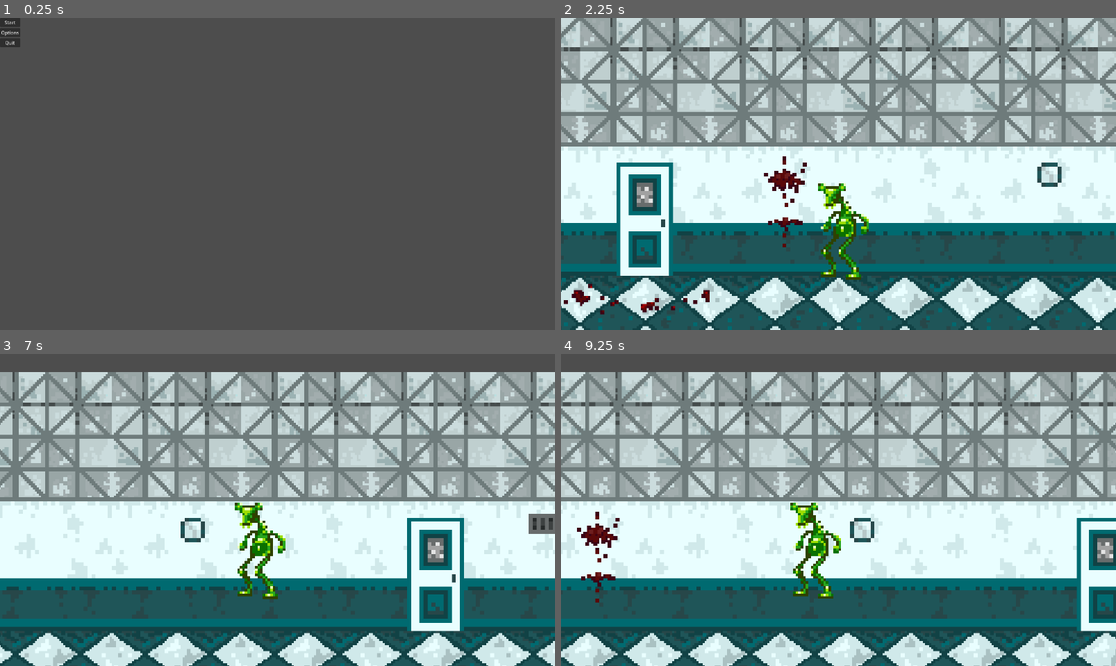
Above: before the commit, frames 1-4 (two rows, left to right).
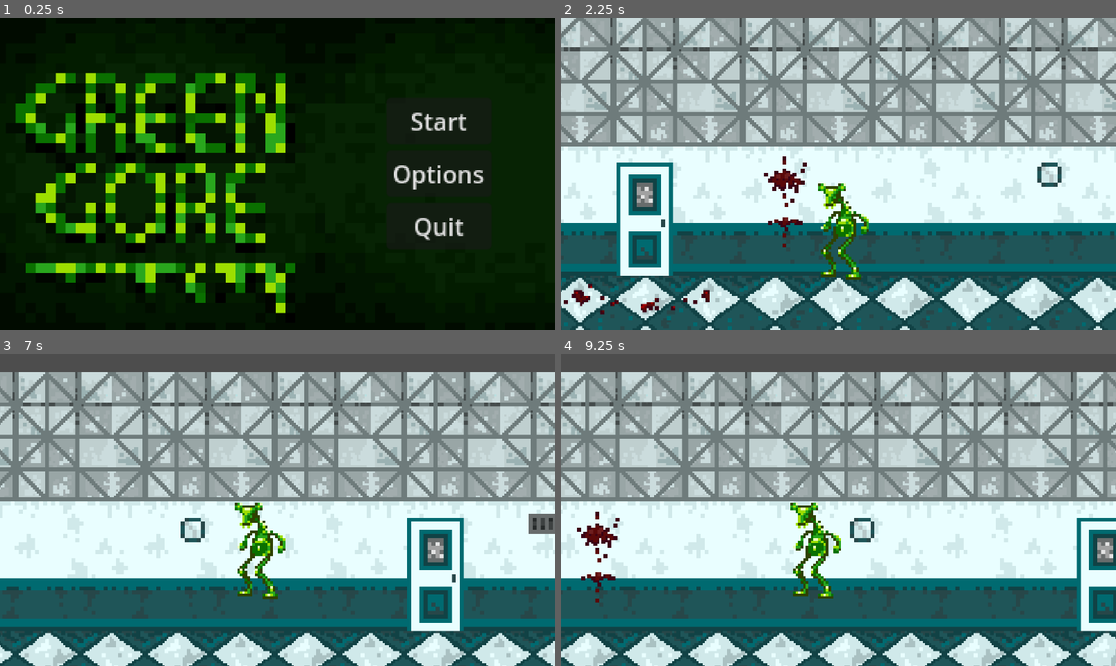
Above: after the commit, the same moments.

Repository: WhaeaTKV/Green-Gore
Game: Godot game, scene res://scenes/main_menu.tscn
Same seed, same stepped clock (60 frames per second), same inputs: the game is played once before the commit and once after it.
Inputs:
- Up to frame 1 (0.25 s): no input
- Up to frame 2 (2.25 s): click "Options" at 0.5 s; click "Return to Main Menu" at 1.25 s; click "Start" at 2 s
- Up to frame 3 (7 s): tap Enter (ui_accept) at 2.75, 3.02, 3.77, 5.27, 6.02, 6.77 s; hold Right (ui_right) 2.78-4.28 s; hold Left (ui_left) 4.28-5.03 s; hold Right (ui_right) 5.03-6.53 s; hold Left (ui_left) from 6.53 s (still down)
- Up to frame 4 (9.25 s): release Left (ui_left) at 7.28 s; hold Right (ui_right) 7.28-8.03 s; hold Left (ui_left) from 8.03 s (still down); tap Enter (ui_accept) at 8.27, 9.02 s

The runs differ from the first frame. In frame 1, 100% of the frame differs, in the area x 0-100%, y 0-100%; in frame 2, less than 0.1%; in frame 3, less than 0.1%; in frame 4, less than 0.1%.

Commit message:
Adding menu backgrounds

Diff:
--- a/scenes/main_level_01.tscn
+++ b/scenes/main_level_01.tscn
@@ -33,6 +33,7 @@
 [sub_resource type="WorldBoundaryShape2D" id="WorldBoundaryShape2D_24nvm"]
 
 [node name="MAIN_Level_01" type="Node2D"]
+position = Vector2(-684, -122)
 
 [node name="TileMapLayer" type="TileMapLayer" parent="."]
 tile_map_data = PackedByteArray("AAD+////AAABAAEAAAD/////AAAAAAIAAAAAAP//AAAAAAEAAAABAP//AAADAAEAAAACAP//AAAAAAEAAAADAP …(880 unchanged characters)…
--- a/scenes/main_menu.tscn
+++ b/scenes/main_menu.tscn
@@ -1,6 +1,7 @@
-[gd_scene load_steps=2 format=3 uid="uid://cf0haqf88jj0u"]
+[gd_scene load_steps=3 format=3 uid="uid://cf0haqf88jj0u"]
 
 [ext_resource type="Script" uid="uid://dl66qi3porvc4" path="res://scripts/main_menu.gd" id="1_l6cm7"]
+[ext_resource type="Texture2D" uid="uid://cgsc83hw6d8on" path="res://assets/Environments/Title_Background_STILL.png" id="2_ekxnf"]
 
 [node name="MAIN_MENU" type="Control"]
 layout_mode = 3
@@ -11,10 +12,18 @@
 grow_vertical = 2
 script = ExtResource("1_l6cm7")
 
+[node name="TitleBackgroundStill" type="Sprite2D" parent="."]
+position = Vector2(1091, 537)
+scale = Vector2(34.5469, 34.5469)
+texture = ExtResource("2_ekxnf")
+
 [node name="MarginContainer" type="MarginContainer" parent="."]
 layout_mode = 0
-offset_right = 40.0
-offset_bottom = 40.0
+offset_left = 1337.0
+offset_top = 276.0
+offset_right = 1407.0
+offset_bottom = 377.0
+scale = Vector2(5.2, 5.2)
 
 [node name="VBoxContainer" type="VBoxContainer" parent="MarginContainer"]
 layout_mode = 2
--- a/scenes/options_menu.tscn
+++ b/scenes/options_menu.tscn
@@ -1,6 +1,7 @@
-[gd_scene load_steps=2 format=3 uid="uid://b253r16nxld60"]
+[gd_scene load_steps=3 format=3 uid="uid://b253r16nxld60"]
 
 [ext_resource type="Script" uid="uid://36dn7ewt5i3s" path="res://scripts/options_menu.gd" id="1_liyum"]
+[ext_resource type="Texture2D" uid="uid://cj5lih52mu2g0" path="res://assets/Environments/Title_Background_OPTIONS.png" id="2_ijpji"]
 
 [node name="OPTIONS_MENU" type="Control"]
 layout_mode = 3
@@ -11,10 +12,18 @@
 grow_vertical = 2
 script = ExtResource("1_liyum")
 
+[node name="TitleBackgroundOptions" type="Sprite2D" parent="."]
+position = Vector2(764, 537)
+scale = Vector2(36.68, 36.68)
+texture = ExtResource("2_ijpji")
+
 [node name="MarginContainer" type="MarginContainer" parent="."]
 layout_mode = 0
-offset_right = 40.0
-offset_bottom = 40.0
+offset_left = 518.0
+offset_top = 224.0
+offset_right = 691.0
+offset_bottom = 360.0
+scale = Vector2(4.65426, 4.65426)
 
 [node name="VBoxContainer" type="VBoxContainer" parent="MarginContainer"]
 layout_mode = 2
Binary file added: assets/Environments/Title_Background_OPTIONS.png
Binary file added: assets/Environments/Title_Background_STILL.png
Not shown: 1 places in scenes/options_menu.tscn that only renumber resources
